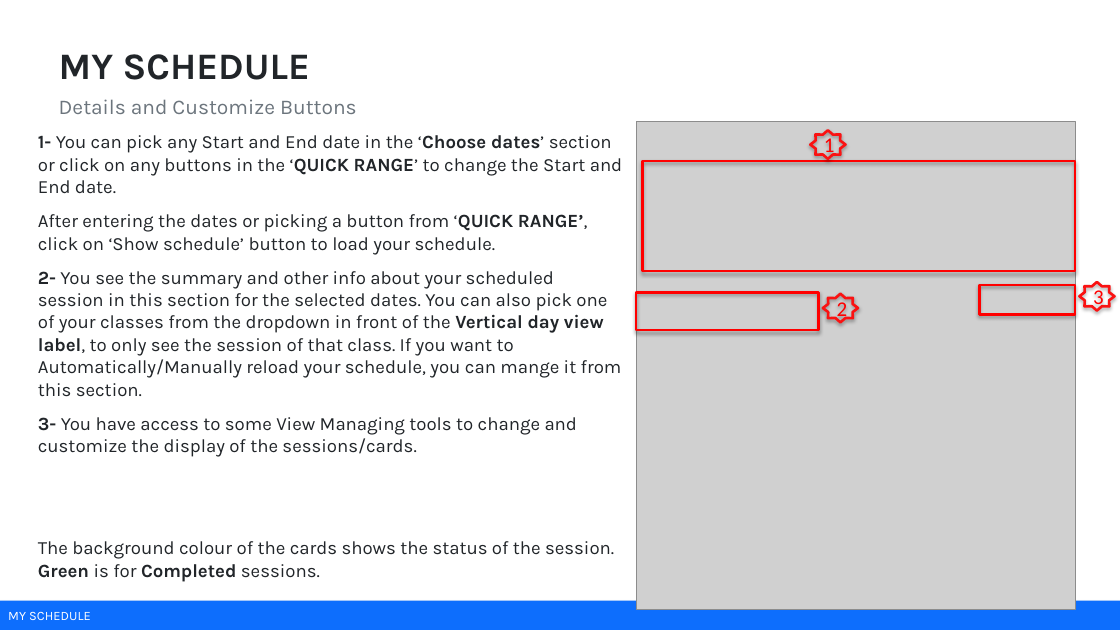
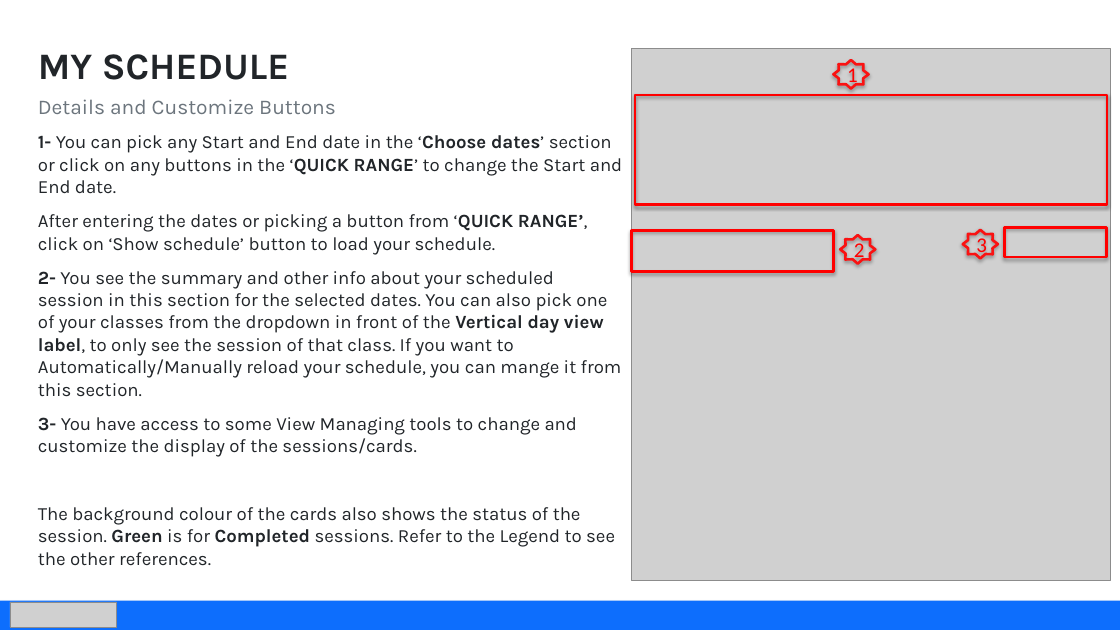
Before and after one commit to amin83p/Website-Core-Package, a slide deck: slide 6 of docs/training/teacher-daily-app/Teacher-Daily-App-Training.pptx. Drawn at 1120x630 pixels with LibreOffice and Linux fonts; fonts in the diff are those of the drawing; grey boxes stand for pictures. Boxes give left, top, right and bottom in pixels: in the first picture for what was removed or moved away, otherwise in the second. Text is boxed around its words. In the diff, an @@ line names an element or a change of style, - is before the commit and + after.

```diff
--- a/docs/training/teacher-daily-app/Teacher-Daily-App-Training.pptx
+++ b/docs/training/teacher-daily-app/Teacher-Daily-App-Training.pptx
@@ text "MY SCHEDULE": place and size @@
-text "MY SCHEDULE" at box(59, 54, 357, 114)
+text "MY SCHEDULE" at box(38, 54, 336, 114)
@@ picture: place and size @@
-picture at box(636, 122, 1075, 610)
+picture at box(632, 49, 1111, 581)
@@ star "1": place and size @@
-star "1" at box(811, 130, 846, 159)
+star "1" at box(833, 60, 869, 88)
@@ rectangle: place and size @@
-rectangle at box(643, 161, 1075, 271)
+rectangle at box(635, 95, 1107, 205)
@@ rectangle: place and size @@
-rectangle at box(636, 292, 818, 330)
+rectangle at box(632, 230, 833, 271)
@@ star "2": place and size @@
-star "2" at box(823, 294, 859, 323)
+star "2" at box(840, 235, 875, 264)
@@ star "3": place and size @@
-star "3" at box(1080, 282, 1115, 311)
+star "3" at box(963, 230, 998, 259)
@@ rectangle: place and size @@
-rectangle at box(980, 285, 1075, 314)
+rectangle at box(1005, 228, 1107, 257)
@@ text at box(38, 507, 615, 566): text changed @@
-The background colour of the cards shows the status of the session. Green is for Completed sessions.
+The background colour of the cards also shows the status of the session. Green is for Completed sessions. Refer to the Legend to see the other references.
@@ text in rectangle at box(8, 612, 91, 620): text removed @@
-MY SCHEDULE
@@ picture added at box(10, 602, 117, 628) @@
```
Also in this commit, not shown: 8 other slides changed, 1 slide added, 1 other file.
